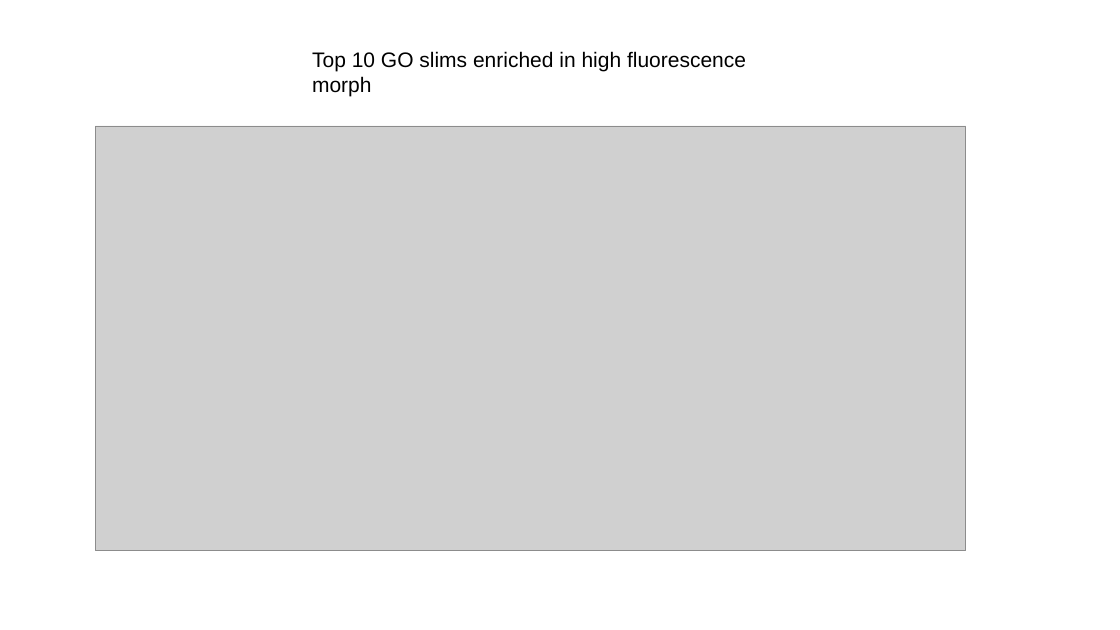
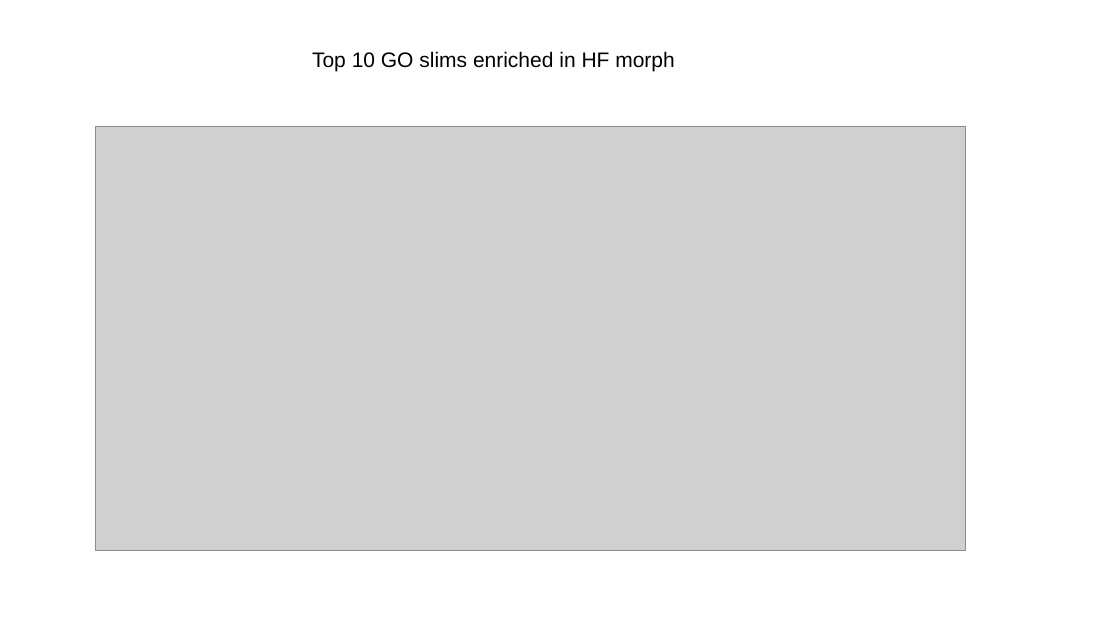
Before and after one commit to LielUziahu/Stylophora-pistillata-FPs, a slide deck: slide 7 of Output/Planulae_plots.pptx. Drawn at 1120x630 pixels with LibreOffice and Linux fonts; fonts in the diff are those of the drawing; grey boxes stand for pictures. Boxes give left, top, right and bottom in pixels: in the first picture for what was removed or moved away, otherwise in the second. Text is boxed around its words. In the diff, an @@ line names an element or a change of style, - is before the commit and + after.

```diff
--- a/Output/Planulae_plots.pptx
+++ b/Output/Planulae_plots.pptx
@@ text at (312, 51, 675, 71): text changed @@
-Top 10 GO slims enriched in high fluorescence morph
+Top 10 GO slims enriched in HF morph
```
Also in this commit, not shown: 2 other slides changed, 26 other files.
